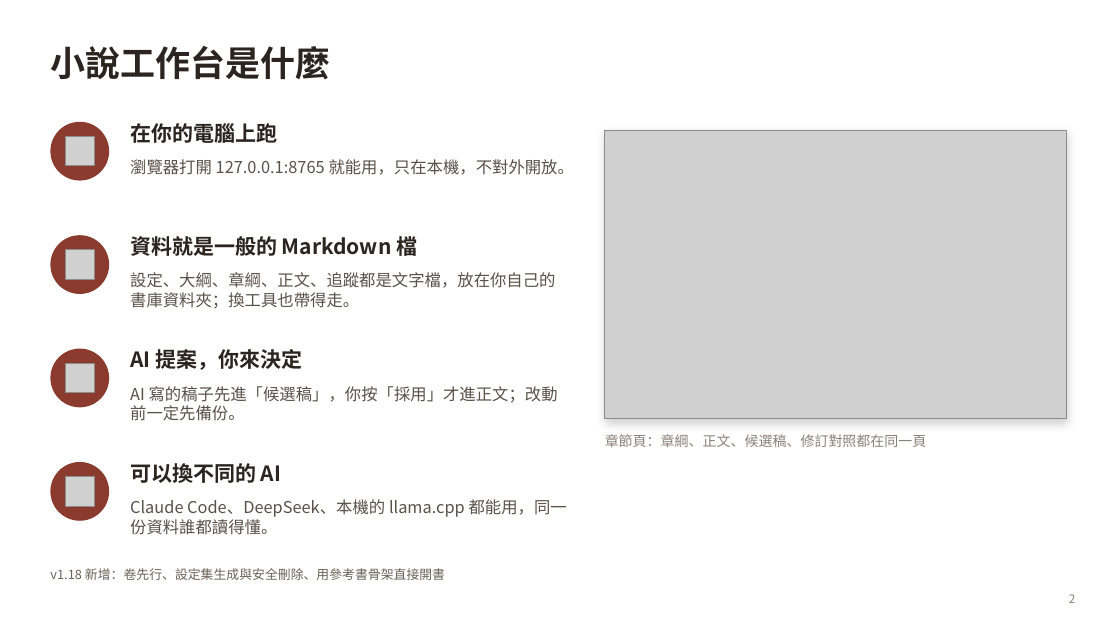
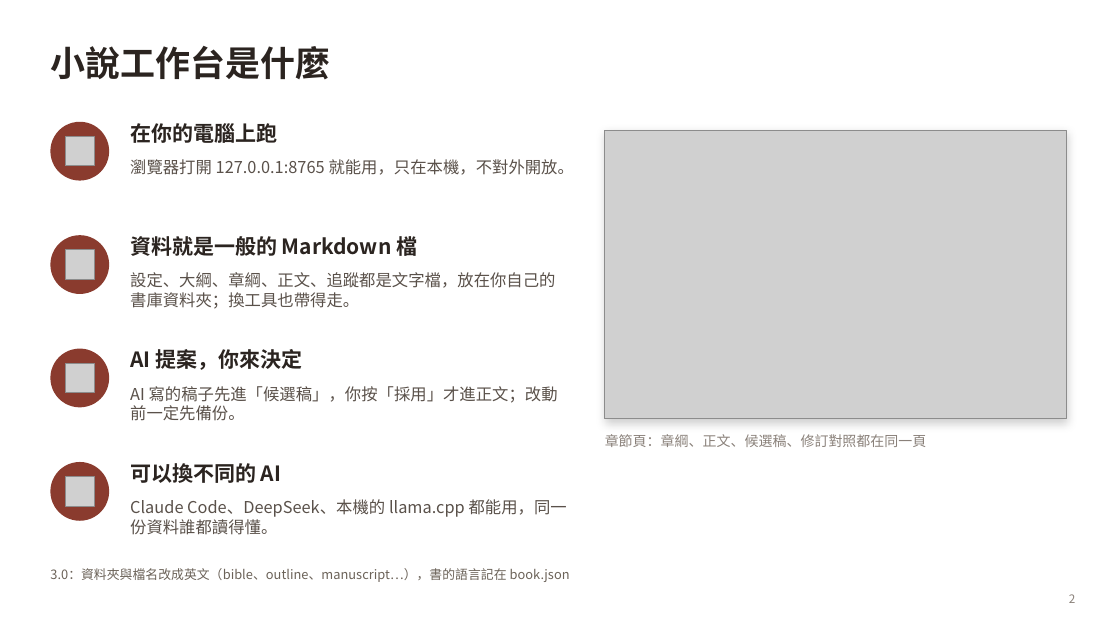
Before and after one commit to yamasoo/novel-studio, a slide deck: slide 2 of demo/小說工作台_新手教學.pptx. Drawn at 1120x630 pixels with LibreOffice and Linux fonts; fonts in the diff are those of the drawing; grey boxes stand for pictures. Boxes give left, top, right and bottom in pixels: in the first picture for what was removed or moved away, otherwise in the second. Text is boxed around its words. In the diff, an @@ line names an element or a change of style, - is before the commit and + after.

```diff
--- a/demo/小說工作台_新手教學.pptx
+++ b/demo/小說工作台_新手教學.pptx
@@ text at (x1=50, y1=568, x2=570, y2=582): text changed @@
-v1.18 新增：卷先行、設定集生成與安全刪除、用參考書骨架直接開書
+3.0：資料夾與檔名改成英文（bible、outline、manuscript…），書的語言記在 book.json
```
Also in this commit, not shown: 4 other slides changed.
